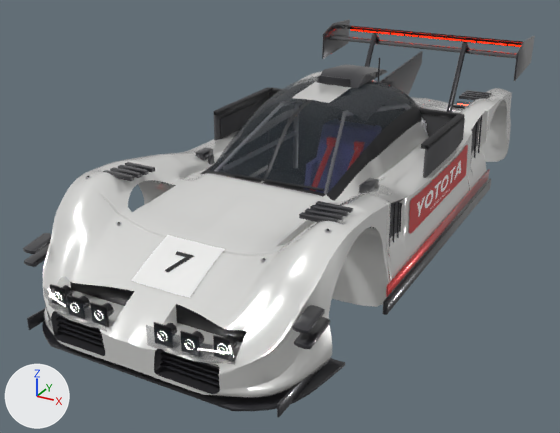
An edit to the glTF model content/cars/default/yotota-lmp2/yotota_lmp2.glb, drawn before and after from the same camera.
The view is the same before and after, from a 50 mm lens placed at (2.39, -5.12, 2.52), pointed at (-0.22, -0.38, 0.15). Lighting does not change. The marker at lower left points along +X, +Y and +Z. The older version comes first. Vertices at exactly the same position are counted once.

Script lines for the objects in view, before the commit:
```python
ob_yotota_lmp2 = bpy.data.objects.new('yotota_lmp2', me_yotota_lmp2)
ob_yotota_lmp2.location = (0.0, 0.0, 0.0)
```
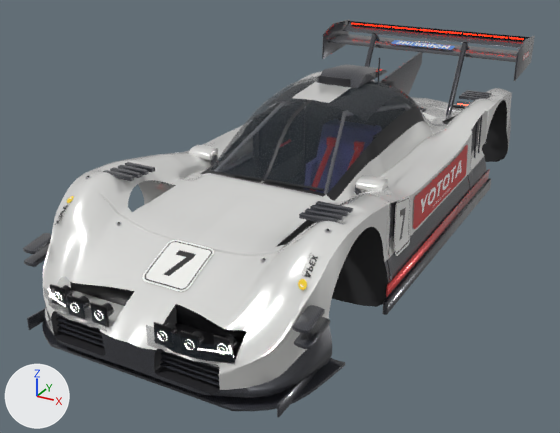
Patch to the scene script:
```diff
--- a/content/cars/default/yotota-lmp2/yotota_lmp2.glb.py
+++ b/content/cars/default/yotota-lmp2/yotota_lmp2.glb.py
@@ mat_car_number @@
+mat_car_number = bpy.data.materials.new('car_number')
+# uses the picture img_numbers
@@ mat_car_sponsor @@
+mat_car_sponsor = bpy.data.materials.new('car_sponsor')
+# uses the picture img_sponsors
@@ mat_car_liner @@
+mat_car_liner = principled_material('car_liner')
+mat_car_liner.base_color = (0.028, 0.028, 0.03)  # dark grey #2f2f30
+mat_car_liner.roughness = 0.92
@@ me_yotota_lmp2 @@
-me_yotota_lmp2.from_pydata(...)  # 42214 vertices, 78079 faces; spans x -0.97..0.97, y -2.45..2.41, z 0.03..1.24
+me_yotota_lmp2.from_pydata(...)  # 46212 vertices, 85265 faces; spans x -0.97..0.97, y -2.45..2.41, z 0.03..1.24
+# me_yotota_lmp2 part 1: the loose piece of 56 vertices spanning x -0.84..0.84, y 0.54..0.59, z 0.83..0.86 is scaled about its middle by (0.581, 1, 1)
+# me_yotota_lmp2 part 2: the loose piece of 56 vertices spanning x -0.86..-0.81, y -0.28..0.56, z 0.84..0.87 is moved by (0.35, 0.0, 0.0)
+# me_yotota_lmp2 part 3: the loose piece of 56 vertices spanning x 0.81..0.86, y -0.28..0.56, z 0.84..0.87 is moved by (-0.35, 0.0, 0.0)
+# me_yotota_lmp2 part 4: the loose piece of 188 vertices spanning x -0.93..0.93, y 2.34..2.36, z 1.08..1.1 is moved by (0.0, 0.0, 0.06)
+# me_yotota_lmp2 part 5: the loose piece of 96 vertices spanning x 0.58..0.6, y -0.77..-0.71, z 0.59..0.69 is moved by (-0.03, 0.0, 0.0)
+# me_yotota_lmp2 part 6: the loose piece of 96 vertices spanning x -0.6..-0.58, y -0.77..-0.71, z 0.59..0.69 is moved by (0.03, 0.0, 0.0)
+# me_yotota_lmp2 part 7: the loose piece of 362 vertices spanning x -0.86..0.86, y -1.0..0.58, z 0.09..0.83 is scaled about its middle by (0.584, 1, 1)
+# me_yotota_lmp2 part 8: the loose piece of 188 vertices spanning x -0.88..0.88, y 2.31..2.32, z 1.06..1.09 is moved by (0.0, 0.01, 0.06)
+# me_yotota_lmp2 part 9: the loose piece of 56 vertices spanning x 0.61..0.68, y -0.8..-0.68, z 0.67..0.72 is scaled about its middle by (1.97, 0.0467, 0.278), then moved by (-0.13, 3.06, 0.45), in mat_car_brakelight (red #cb2727, glowing red #ff2700)
+# me_yotota_lmp2 part 10: 10 loose pieces with 512 vertices, spanning x -0.84..0.84, y -2.04..0.56, z 0.38..0.8, are deleted
+# me_yotota_lmp2 part 11: 79 vertices moved within x -0.93..0.93, y -0.9..2.3, z 0.37..1.11; 1953 vertices removed from x -0.93..0.93, y -0.59..2.35, z 0.18..1.14; 6373 vertices added at x -0.95..0.95, y -0.96..2.36, z 0.18..1.15
+# me_yotota_lmp2 part 12: 62 vertices removed from x -0.2..0.2, y -2.15..-1.79, z 0.44..0.58; 80 vertices added at x -0.16..0.16, y -2.13..-1.81, z 0.45..0.58
+# me_yotota_lmp2 part 13: 36 vertices added at x -0.85..-0.78, y -2.12..-1.84, z 0.53..0.79
+# me_yotota_lmp2 part 14: 36 vertices added at x 0.78..0.85, y -2.12..-1.84, z 0.53..0.79
+# me_yotota_lmp2 part 15: 18021 kept faces spanning x -0.97..0.97, y -2.45..2.41, z 0.03..1.24 get new texture (UV) coordinates
+# me_yotota_lmp2 part 16: 7367 faces spanning x -0.95..0.95, y -2.45..2.3, z 0.03..0.66 switch from mat_car_paint (white #f3f3f1) to mat_car_carbon (picture img_carbon_twill)
+# me_yotota_lmp2 part 17: 197 faces spanning x -0.76..0.76, y -2.44..2.3, z 0.22..0.49 switch from mat_car_paint (white #f3f3f1) to mat_car_lamp_housing (black #242427)
+# me_yotota_lmp2 part 18: 759 faces spanning x -0.95..0.95, y -1.88..1.89, z 0.03..0.75 switch from mat_car_paint (white #f3f3f1) to mat_car_liner (dark grey #2f2f30)
+# other edits to the shape of me_yotota_lmp2 do not show in these pictures
 me_yotota_lmp2.materials.append(mat_car_glass)
@@ me_yotota_lmp2 @@
 me_yotota_lmp2.materials.append(mat_car_towhook)
-me_yotota_lmp2.materials.append(mat_car_decal)  # white #f7f7f6
 me_yotota_lmp2.materials.append(mat_car_interior)
@@ me_yotota_lmp2 @@
 me_yotota_lmp2.materials.append(mat_car_logo)
+me_yotota_lmp2.materials.append(mat_car_sponsor)
+me_yotota_lmp2.materials.append(mat_car_mirror_left)  # light grey #c4c7cb
+me_yotota_lmp2.materials.append(mat_car_mirror_right)  # light grey #c4c7cb
+me_yotota_lmp2.materials.append(mat_car_number)
```

Changed parts and their boxes (x1, y1, x2, y2) in the pictures (560 x 433 px; the box of a moved part takes in the faces that stretch with it):
part 1 of me_yotota_lmp2, moved or reshaped (not visible afterwards): before (271, 87, 461, 118)
part 2 of me_yotota_lmp2, moved or reshaped (not visible afterwards): before (213, 87, 273, 116)
part 3 of me_yotota_lmp2, moved or reshaped (not visible afterwards): before (421, 114, 465, 149)
part 4 of me_yotota_lmp2, moved or reshaped: before (347, 28, 512, 44); after (348, 21, 530, 39)
part 5 of me_yotota_lmp2, moved or reshaped: before (359, 184, 362, 193); after (355, 184, 361, 194)
part 6 of me_yotota_lmp2, moved or reshaped: before (208, 154, 215, 165); after (211, 155, 218, 166)
part 7 of me_yotota_lmp2, moved or reshaped (not visible afterwards): before (269, 92, 465, 238)
part 8 of me_yotota_lmp2, moved or reshaped: before (350, 28, 522, 47); after (352, 22, 525, 40)
part 9 of me_yotota_lmp2, moved or reshaped (not visible afterwards): before (361, 178, 379, 191)
part 10 of me_yotota_lmp2, deleted: before (165, 97, 268, 272)
part 11 of me_yotota_lmp2, reshaped: before (214, 25, 524, 234); after (177, 23, 529, 256)
part 12 of me_yotota_lmp2, moved or reshaped: before (131, 235, 225, 298); after (142, 240, 214, 292)
part 13 of me_yotota_lmp2, added: after (55, 196, 73, 224)
part 14 of me_yotota_lmp2, added: after (298, 253, 318, 290)
part 15 of me_yotota_lmp2, surface changed: (41, 19, 532, 401) in both
part 16 of me_yotota_lmp2, recoloured: (44, 119, 511, 398) in both
part 17 of me_yotota_lmp2, recoloured: (163, 304, 242, 358) in both
part 18 of me_yotota_lmp2, recoloured: (293, 100, 508, 307) in both
